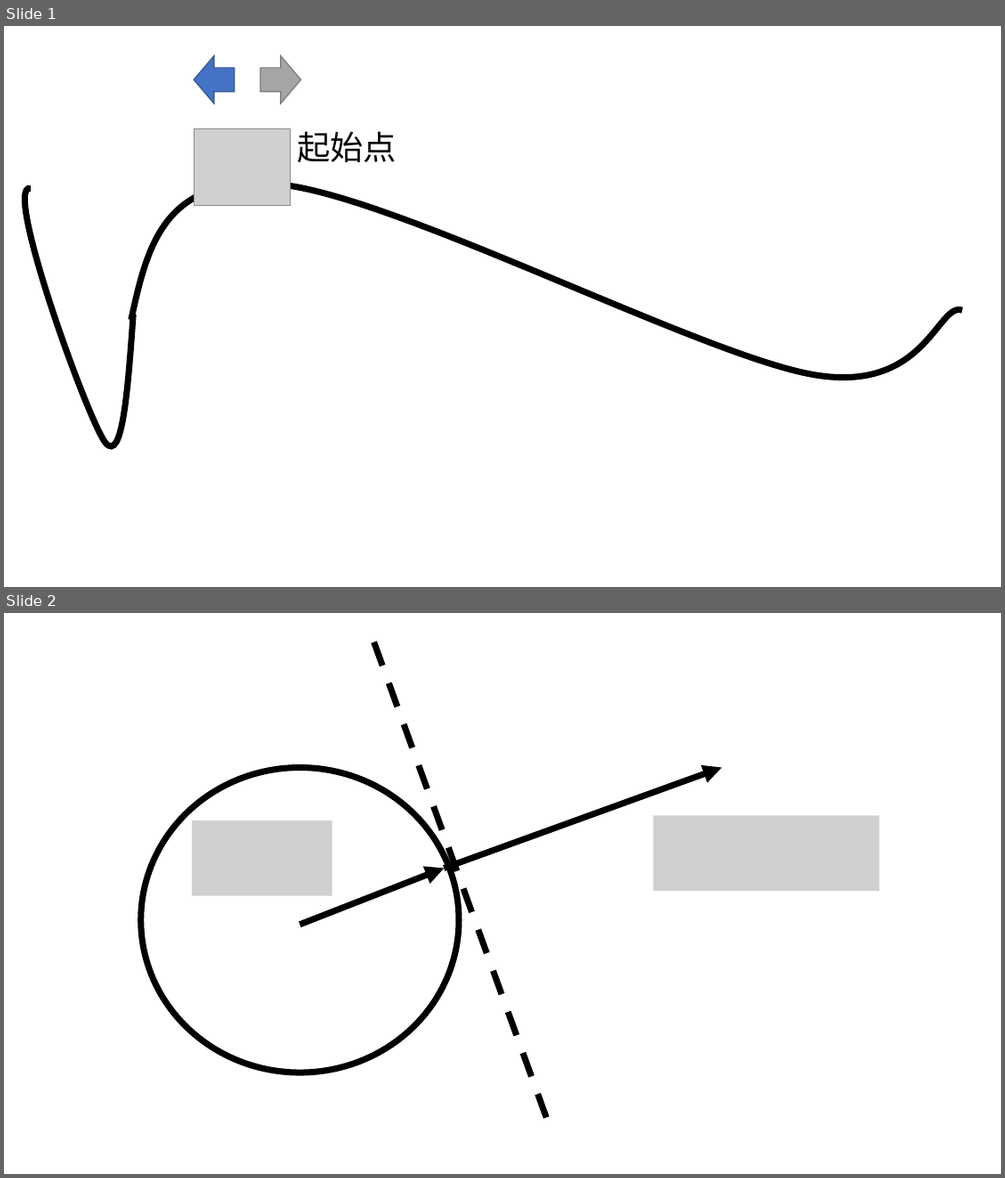
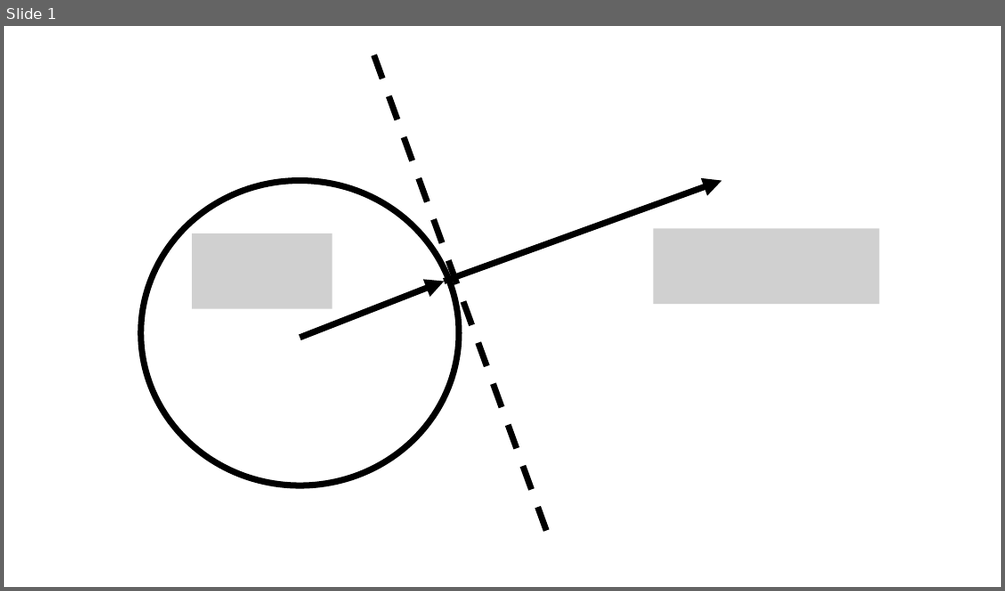
Before and after one commit to 1259975740/Machine_Learning, a slide deck: chapter05/图片/pic.pptx. Shown one above the other, each under a label of ours: slides 1 and 2 before the commit, slide 1 after it. The pictures are 1005x1178 and 1005x591 pixels, drawn with LibreOffice and Linux fonts; fonts in the diff are those of the drawing; grey boxes stand for pictures. Boxes give left, top, right and bottom in pixels: in the first picture for what was removed or moved away, otherwise in the second. Text is boxed around its words. In the diff, an @@ line names an element or a change of style, - is before the commit and + after.

```diff
--- a/chapter05/图片/pic.pptx
+++ b/chapter05/图片/pic.pptx
@@ slide 1 removed at box(4, 26, 1001, 587), background #CCE8CF @@
@@ right arrow removed at box(194, 56, 235, 103) @@
@@ right arrow removed at box(260, 56, 301, 103) @@
@@ picture removed at box(194, 128, 290, 206) @@
@@ text removed at box(297, 131, 396, 162) @@
-起始点
@@ freeform shape removed at box(131, 183, 962, 377) @@
@@ freeform shape removed at box(25, 188, 133, 446) @@
@@ what was slide 2 is now slide 1 @@
```
Also in this commit, not shown: 19 other files.
